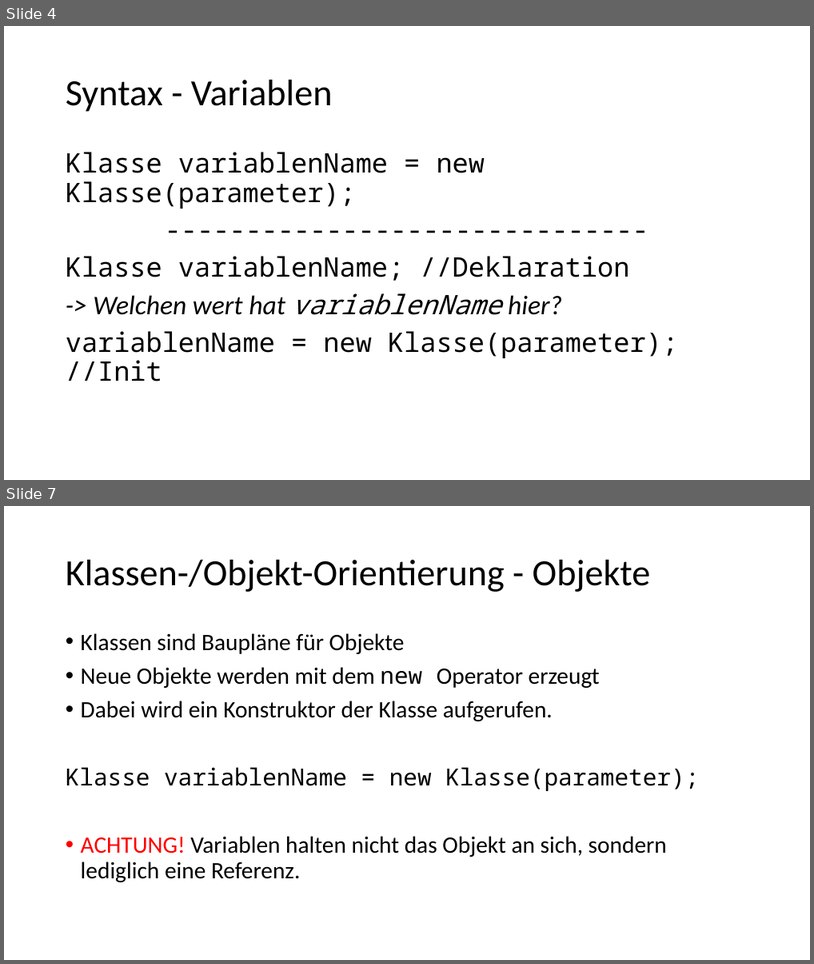
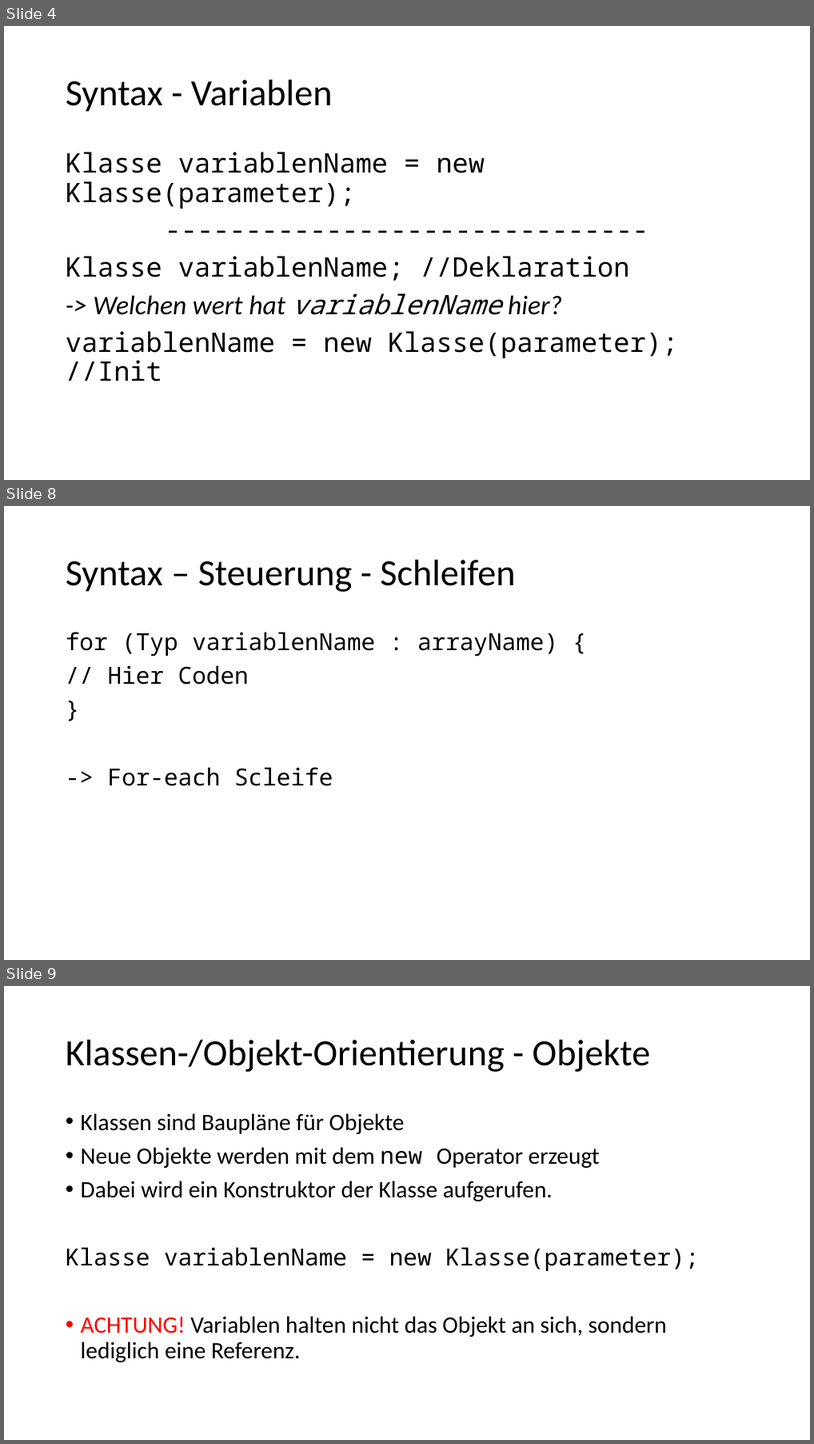
Before and after one commit to desombre/java_examples, a slide deck: CrashCourse_JAVA.pptx. Shown one above the other, each under a label of ours: slides 4 and 7 before the commit, slides 4, 8 and 9 after it; the slides between them are not shown. The pictures are 814x964 and 814x1444 pixels, drawn with LibreOffice and Linux fonts; fonts in the diff are those of the drawing. Boxes give left, top, right and bottom in pixels: in the first picture for what was removed or moved away, otherwise in the second. Text is boxed around its words. In the diff, an @@ line names an element or a change of style, - is before the commit and + after.

```diff
--- a/CrashCourse_JAVA.pptx
+++ b/CrashCourse_JAVA.pptx
@@ slide 8 added at (4, 506, 810, 960), background #FFFFFF @@
@@ title added at (66, 560, 515, 592), 44 pt, text #000000 @@
+Syntax – Steuerung - Schleifen
@@ text added at (66, 632, 558, 786), 28 pt, text #000000 @@
+for (Typ variablenName : arrayName) {
+// Hier Coden
+}
+-> For-each Scleife
@@ what was slide 7 is now slide 9 @@
```
Also in this commit, not shown: 2 slides changed, 1 other slide added.
